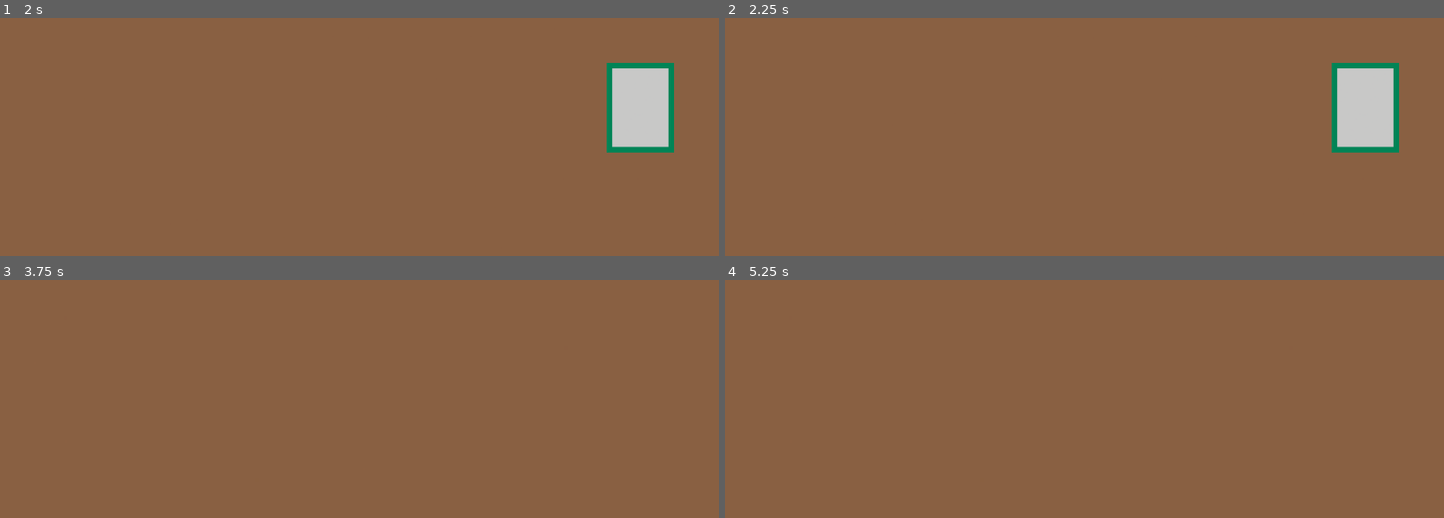
Above: before the commit, frames 1-4 (two rows, left to right).
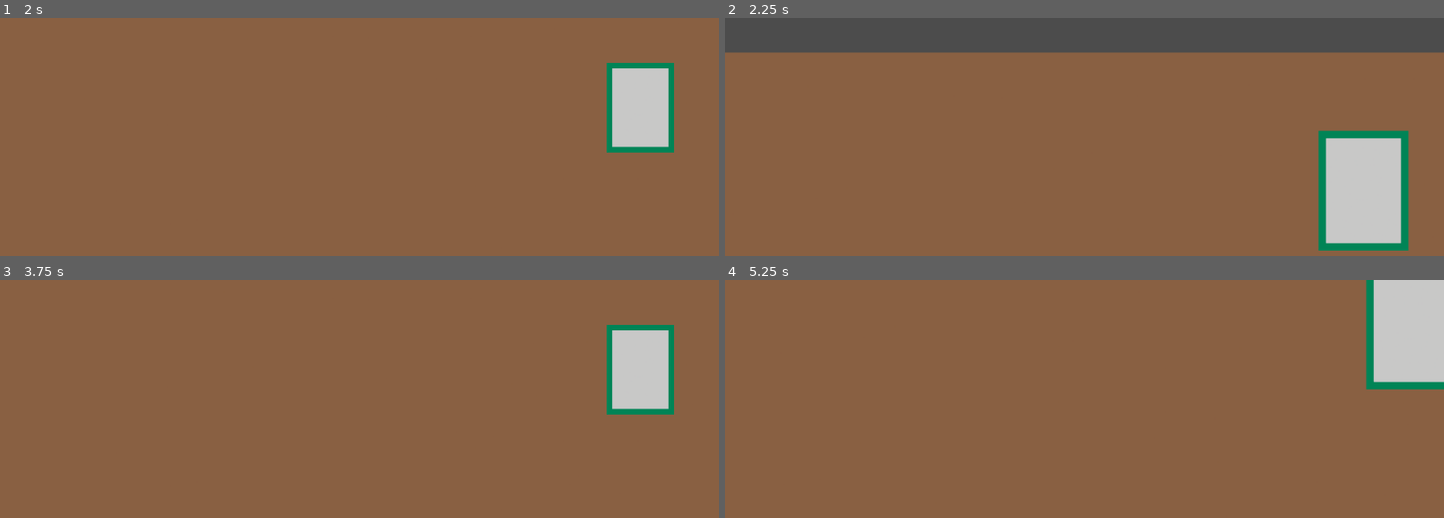
Above: after the commit, the same moments.

Repository: emshuttles/gamedevtv-gamejam-2023
Game: Godot game, scene res://src/objects/Office.tscn
Two runs of this game, one before a commit and one after it. Both use one fixed random seed, a clock stepped at 60 frames per second and the inputs below.
Inputs (mouse positions are in pixels of both pictures, inside the frame that each line leads up to):
- Up to frame 1 (2 s): tap Enter at 0.5 s; drag from (639, 108) to (431, 134) at 0.52 s; tap Space at 1.25 s; drag from (431, 134) to (639, 108) at 1.27 s
- Up to frame 2 (2.25 s): tap Enter at 2 s; move the mouse to (1156, 134) at 2.02 s; hold Mouse wheel up (zoom_in, bound only after the commit) from 2.03 s (still down); click (1156, 134) at 2.17 s
- Up to frame 3 (3.75 s): tap Mouse wheel down (zoom_out, bound only after the commit) at 2.3 s; release Mouse wheel up (zoom_in, bound only after the commit) at 2.75 s; tap Space at 2.75 s; drag from (outside the picture) to (639, 370) at 2.77 s; tap Enter at 3.5 s; move the mouse to (outside the picture) at 3.52 s; hold Right mouse button (zoom, bound only before the commit) from 3.53 s (still down); click (outside the picture) at 3.6 s
- Up to frame 4 (5.25 s): release Right mouse button (zoom, bound only before the commit) at 4.25 s; tap Space at 4.25 s; drag from (868, 427) to (976, 384) at 4.27 s; move the mouse to (1120, 489) at 5.02 s; hold Mouse wheel up (zoom_in, bound only after the commit) from 5.03 s (still down); click (1120, 489) at 5.17 s

Frame 1 is identical in both runs. In frame 2, 23% of the frame differs, in the area x 0-100%, y 0-98%; in frame 3, 3.5%; in frame 4, 5.0%.

Commit message:
Add zoom levels; make Draggable component

Diff:
--- a/project.godot
+++ b/project.godot
@@ -7,6 +7,16 @@
 ;   param=value ; assign values to parameters
 
 config_version=4
+
+_global_script_classes=[ {
+"base": "Node",
+"class": "Draggable",
+"language": "GDScript",
+"path": "res://src/components/draggable.gd"
+} ]
+_global_script_class_icons={
+"Draggable": ""
+}
 
 [application]
 
@@ -29,9 +39,14 @@
 "events": [ Object(InputEventMouseButton,"resource_local_to_scene":false,"resource_name":"","device":0,"alt":false,"shi …(212 unchanged characters)…
  ]
 }
-zoom={
+zoom_in={
 "deadzone": 0.5,
-"events": [ Object(InputEventMouseButton,"resource_local_to_ …(179 unchanged characters)… or2( 0, 0 ),"factor":1.0,"button_index":2,"pressed":false,"doubleclick":false,"script":null)
+"events": [ Object(InputEventMouseButton,"resource_local_to_ …(179 unchanged characters)… or2( 0, 0 ),"factor":1.0,"button_index":4,"pressed":false,"doubleclick":false,"script":null)
+ ]
+}
+zoom_out={
+"deadzone": 0.5,
+"events": [ Object(InputEventMouseButton,"resource_local_to_scene":false,"resource_name":"","device":0,"alt":false,"shift":false,"control":false,"meta":false,"command":false,"button_mask":0,"position":Vector2( 0, 0 ),"global_position":Vector2( 0, 0 ),"factor":1.0,"button_index":5,"pressed":false,"doubleclick":false,"script":null)
  ]
 }
 
--- a/src/objects/desk/paper.gd
+++ b/src/components/draggable.gd
@@ -1,31 +1,43 @@
-extends Area2D
+class_name Draggable
+extends Node
 
 
 var _is_mouse_inside := false
 var _is_held := false
 var _click_position: Vector2
 
+onready var _parent: Node = get_parent()
 
+
+func _ready() -> void:
+	_parent.connect("mouse_entered", self, "_on_mouse_entered")
+	_parent.connect("mouse_exited", self, "_on_mouse_exited")
+
+
+# TODO: How to put most recently moved paper on top?
 func _unhandled_input(event: InputEvent) -> void:
 	if _is_mouse_inside and event.is_action("select"):
 		event = event as InputEventMouseButton
 		_is_held = event.pressed
+
+		# To keep mouse inside window when dragging
 		var mouse_mode: int = (Input.MOUSE_MODE_CONFINED
 				if event.pressed
 				else Input.MOUSE_MODE_VISIBLE)
 		Input.mouse_mode = mouse_mode
-		_click_position = get_local_mouse_position()
+
+		_click_position = owner.get_local_mouse_position()
 		get_tree().set_input_as_handled()
 	elif event is InputEventMouseMotion:
 		event = event as InputEventMouseMotion
 		if _is_held:
-			global_position = event.position - _click_position
+			owner.global_position = owner.get_global_mouse_position() - _click_position
 			get_tree().set_input_as_handled()
 
 
-func _on_LittlePaper_mouse_entered() -> void:
+func _on_mouse_entered() -> void:
 	_is_mouse_inside = true
 
 
-func _on_LittlePaper_mouse_exited() -> void:
+func _on_mouse_exited() -> void:
 	_is_mouse_inside = false
--- a/src/objects/desk/Paper.tscn
+++ b/src/objects/desk/Paper.tscn
@@ -1,13 +1,12 @@
 [gd_scene load_steps=4 format=2]
 
 [ext_resource path="res://assets/images/paper.png" type="Texture" id=1]
-[ext_resource path="res://src/objects/desk/paper.gd" type="Script" id=2]
+[ext_resource path="res://src/components/draggable.gd" type="Script" id=2]
 
 [sub_resource type="RectangleShape2D" id=1]
 extents = Vector2( 40, 56 )
 
-[node name="LittlePaper" type="Area2D"]
-script = ExtResource( 2 )
+[node name="Paper" type="Area2D"]
 
 [node name="Sprite" type="Sprite" parent="."]
 texture = ExtResource( 1 )
@@ -16,5 +15,5 @@
 visible = false
 shape = SubResource( 1 )
 
-[connection signal="mouse_entered" from="." to="." method="_on_LittlePaper_mouse_entered"]
-[connection signal="mouse_exited" from="." to="." method="_on_LittlePaper_mouse_exited"]
+[node name="Draggable" type="Node" parent="."]
+script = ExtResource( 2 )
--- a/src/objects/zooming_camera.gd
+++ b/src/objects/zooming_camera.gd
@@ -3,23 +3,28 @@
 
 const CENTER_POSITION := Vector2(512, 300)
 
-export var zoom_level := 0.25
+export var zoom_levels := [0.25, 0.5, 0.75, 1.0]
 export var zoom_duration := 0.2
 
-var _is_zoomed := false
+var _zoom_level_index := 3
 
 onready var tween: Tween = $Tween
 
 
 func _unhandled_input(event: InputEvent) -> void:
-	if event.is_action_pressed("zoom"):
+	if event.is_action_pressed("zoom_in"):
 		event = event as InputEventMouseButton
-		_zoom(event.global_position)
+		_zoom_level_index = max(_zoom_level_index - 1, 0)
+		var new_zoom_level: float = zoom_levels[_zoom_level_index]
+		_zoom(new_zoom_level, event.global_position)
+	elif event.is_action_pressed("zoom_out"):
+		event = event as InputEventMouseButton
+		_zoom_level_index = min(_zoom_level_index + 1, 3)
+		var new_zoom_level: float = zoom_levels[_zoom_level_index]
+		_zoom(new_zoom_level, event.global_position)
 
 
-func _zoom(click_position: Vector2) -> void:
-	_is_zoomed = not _is_zoomed
-	var new_zoom_level: float = zoom_level if _is_zoomed else 1.0
+func _zoom(new_zoom_level: float, click_position: Vector2) -> void:
 	tween.interpolate_property(
 		self,
 		"zoom",
@@ -30,7 +35,8 @@
 		tween.EASE_OUT
 	)
 	var zoom_position: Vector2 = _calculate_zoom_position(click_position)
-	var new_position: Vector2 = zoom_position if _is_zoomed else CENTER_POSITION
+	var is_zoomed: bool = new_zoom_level < zoom_levels[3]
+	var new_position: Vector2 = zoom_position if is_zoomed else CENTER_POSITION
 	tween.interpolate_property(
 		self,
 		"global_position",
